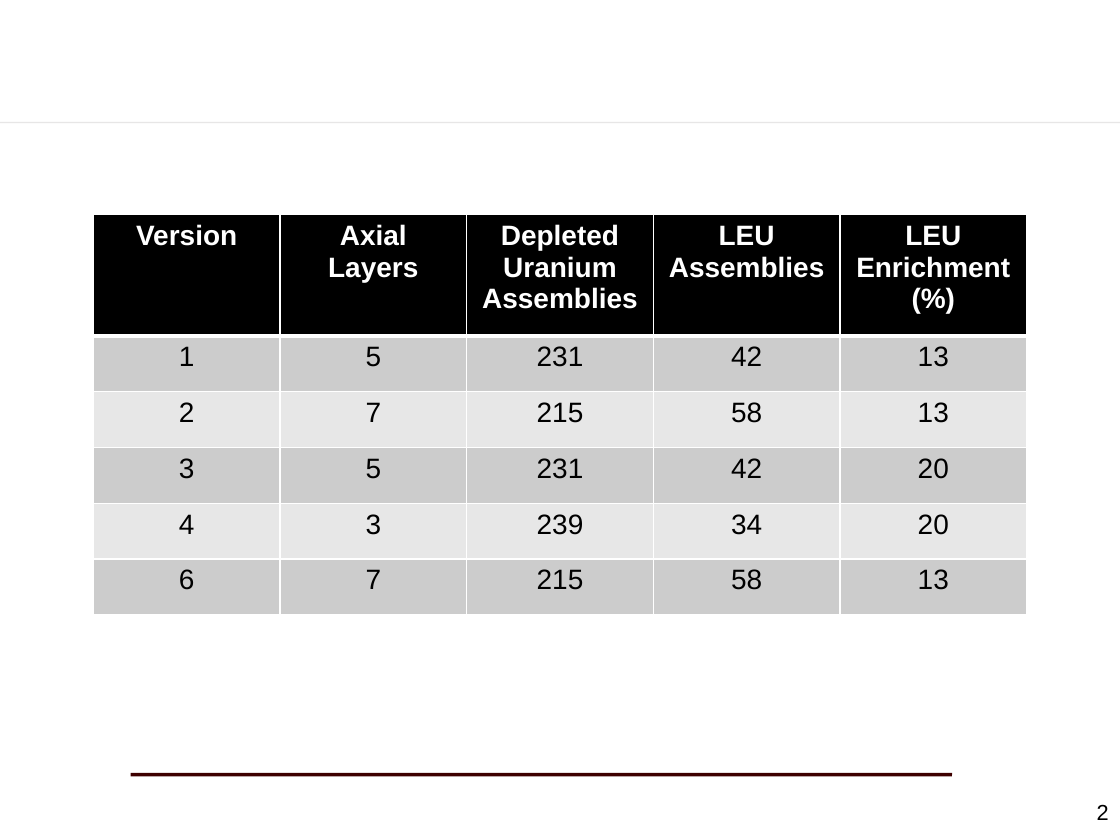
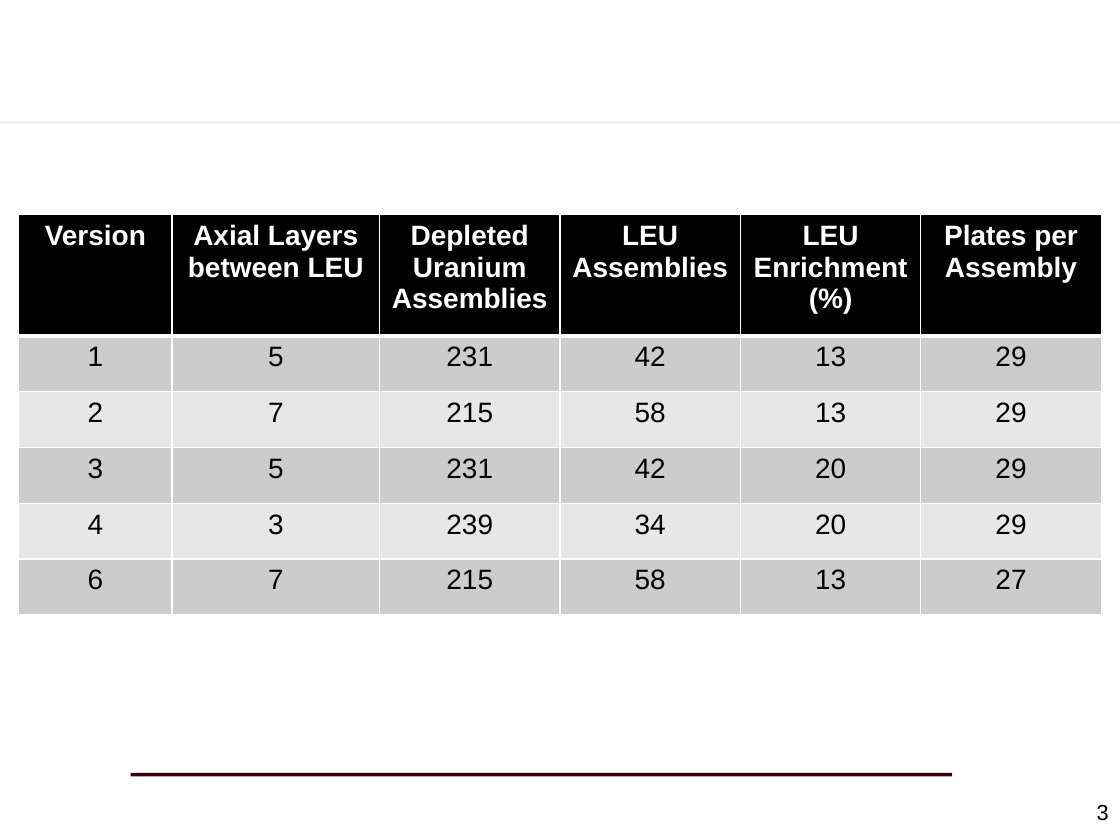
Before and after one commit to dholladay00/NUEN_610_Project, a slide deck: slide 3 of presentations/mid2_PP/Jacob.pptx (slide 2 before the commit). Drawn at 1120x840 pixels with LibreOffice and Linux fonts; fonts in the diff are those of the drawing; background and template pictures are left out. Boxes give left, top, right and bottom in pixels: in the first picture for what was removed or moved away, otherwise in the second. Text is boxed around its words. In the diff, an @@ line names an element or a change of style, - is before the commit and + after.

```diff
--- a/presentations/mid2_PP/Jacob.pptx
+++ b/presentations/mid2_PP/Jacob.pptx
@@ table at <box>19,215,1101,615</box> @@
-column 2, row 1: Axial Layers
+column 2, row 1: Axial Layers between LEU
+column 6: Plates per Assembly | 29 | 29 | 29 | 29 | 27
@@ table: place and size @@
-table at <box>93,215,1028,615</box>
+table at <box>19,215,1101,615</box>
@@ page number at <box>1097,804,1109,821</box>: text changed @@
-2
+3
```
Also in this commit, not shown: 2 other slides changed, 1 slide added, 1 other file.
